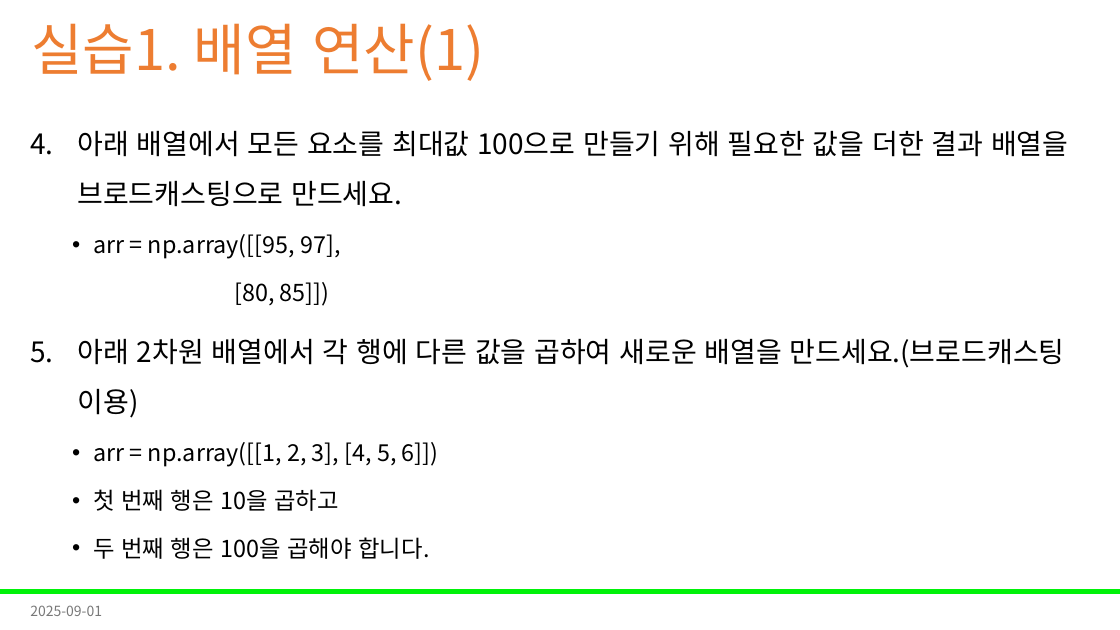
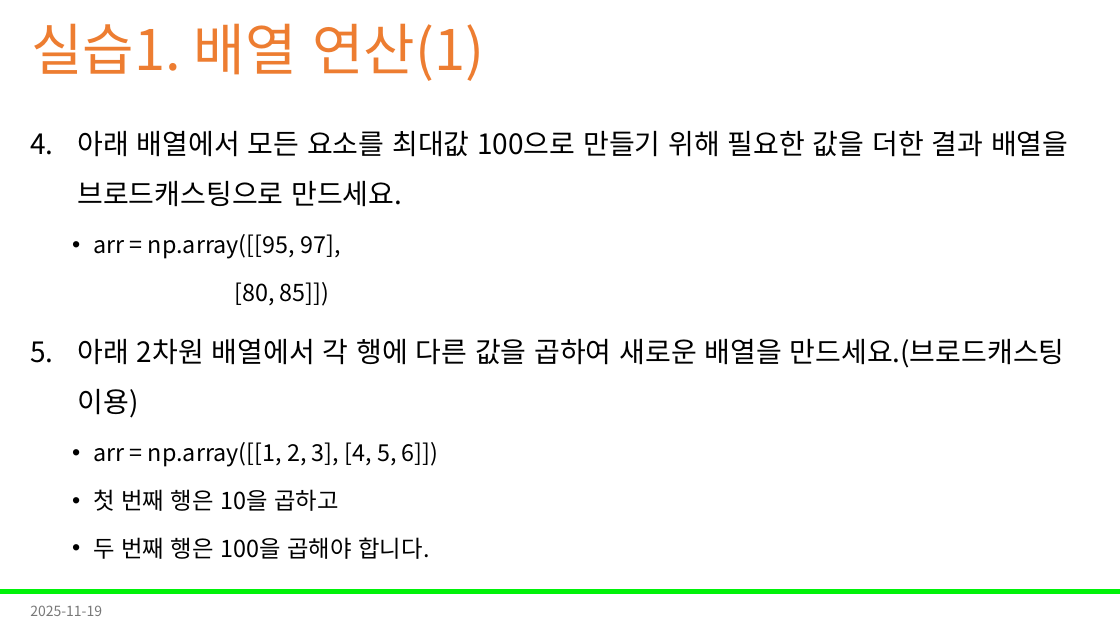
Before and after one commit to Leader-Lesson/KDT_RE_5th, a slide deck: slide 14 of material/3_데이터분석/02_numpy.pptx. Drawn at 1120x630 pixels with LibreOffice and Linux fonts; fonts in the diff are those of the drawing; background and template pictures are left out. Boxes give left, top, right and bottom in pixels: in the first picture for what was removed or moved away, otherwise in the second. Text is boxed around its words. In the diff, an @@ line names an element or a change of style, - is before the commit and + after.

```diff
--- a/material/3_데이터분석/02_numpy.pptx
+++ b/material/3_데이터분석/02_numpy.pptx
@@ text at [30,605,102,616]: text changed @@
-2025-09-01
+2025-11-19
```
Also in this commit, not shown: 42 other slides changed, 1 other file.
